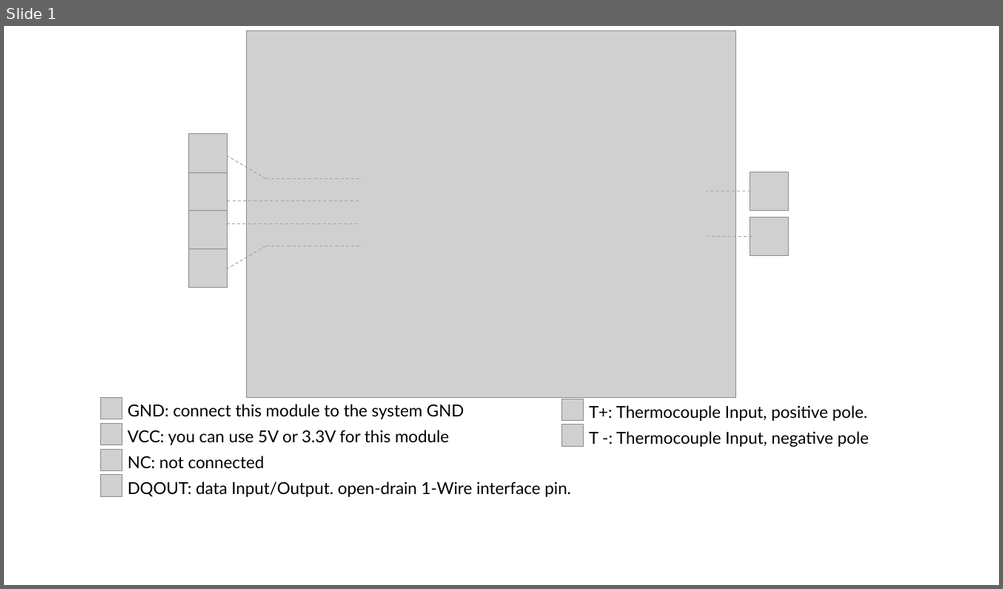
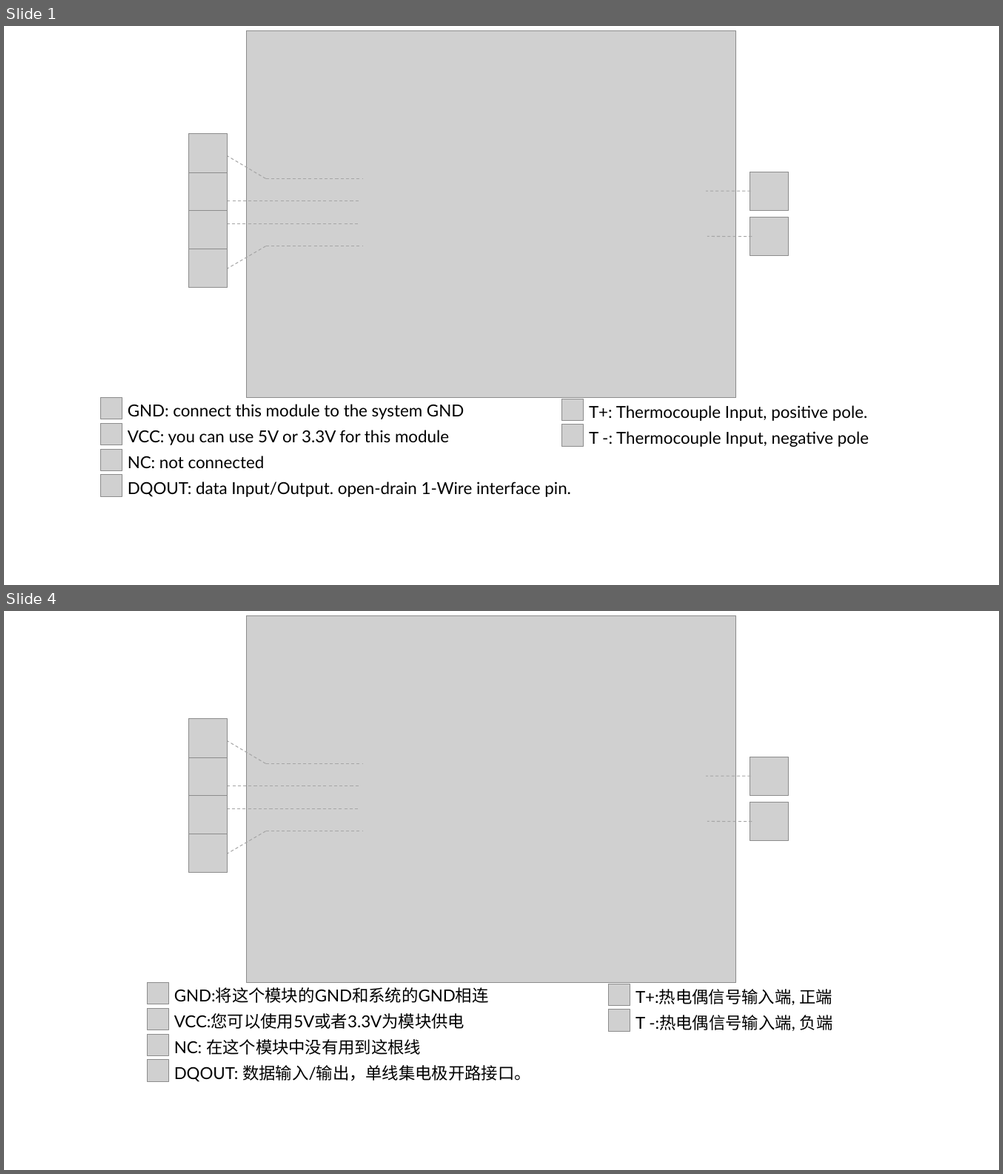
Before and after one commit to SeeedDocument/Grove-1_Wire_Themocouple_Amplifier-MAX31850K, a slide deck: img/pin_map.pptx. Shown one above the other, each under a label of ours: slide 1 before the commit, slides 1 and 4 after it; the slides between them are not shown. The pictures are 1003x589 and 1003x1174 pixels, drawn with LibreOffice and Linux fonts; fonts in the diff are those of the drawing; grey boxes stand for pictures. Boxes give left, top, right and bottom in pixels: in the first picture for what was removed or moved away, otherwise in the second. Text is boxed around its words. In the diff, an @@ line names an element or a change of style, - is before the commit and + after.

```diff
--- a/img/pin_map.pptx
+++ b/img/pin_map.pptx
@@ slide 4 added at box(4, 611, 999, 1170), background #FFFFFF @@
@@ picture added at box(247, 615, 736, 982) @@
@@ line added from (266, 764) to (227, 741), #A5A5A5 0.75 pt dashed @@
@@ line added from (266, 764) to (363, 764), #A5A5A5 0.75 pt dashed @@
@@ picture added at box(750, 758, 789, 796) @@
@@ line added from (227, 786) to (359, 786), #A5A5A5 0.75 pt dashed @@
@@ line added from (751, 776) to (706, 776), #A5A5A5 0.75 pt dashed @@
@@ group added at box(188, 719, 227, 873): 4 pictures @@
@@ line added from (226, 809) to (358, 809), #A5A5A5 0.75 pt dashed @@
@@ picture added at box(750, 802, 789, 841) @@
@@ line added from (266, 831) to (227, 854), #A5A5A5 0.75 pt dashed @@
@@ line added from (266, 831) to (363, 831), #A5A5A5 0.75 pt dashed @@
@@ line added from (751, 821) to (707, 821), #A5A5A5 0.75 pt dashed @@
@@ picture added at box(148, 982, 169, 1004) @@
@@ text added at box(174, 988, 531, 1082), 16 pt, text #000000 @@
+GND:将这个模块的GND和系统的GND相连
+VCC:您可以使用5V或者3.3V为模块供电
+NC: 在这个模块中没有用到这根线
+DQOUT: 数据输入/输出，单线集电极开路接口。
@@ picture added at box(609, 984, 630, 1005) @@
@@ picture added at box(148, 1008, 169, 1031) @@
@@ picture added at box(609, 1010, 630, 1032) @@
@@ text added at box(635, 989, 833, 1031), 16 pt, text #000000 @@
+T+:热电偶信号输入端, 正端
+T -:热电偶信号输入端, 负端
@@ picture added at box(148, 1035, 169, 1056) @@
@@ picture added at box(148, 1060, 169, 1082) @@
```
Also in this commit, not shown: 1 slide changed, 2 other slides added, 1 slide removed, 5 other files.
